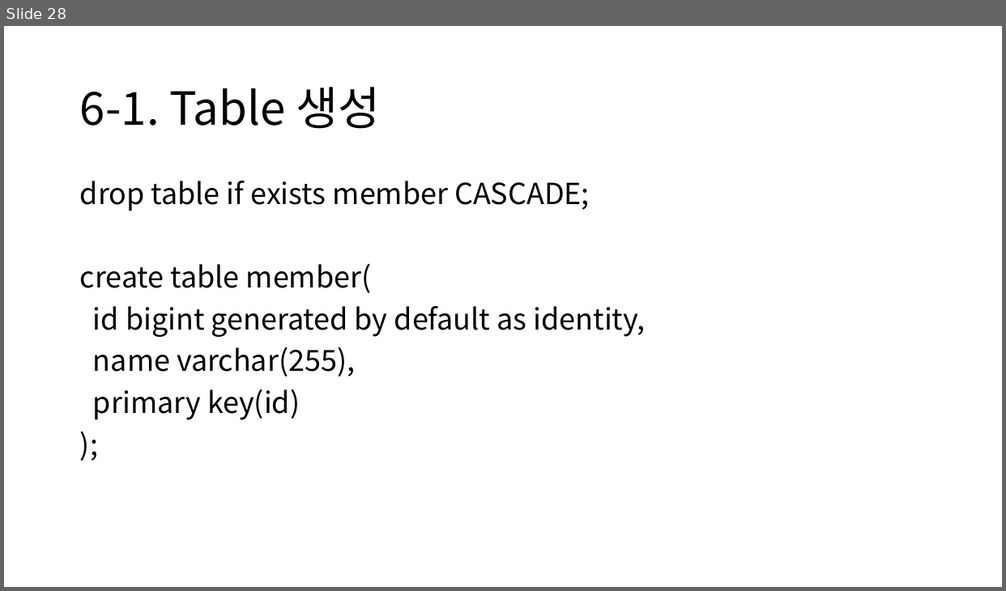
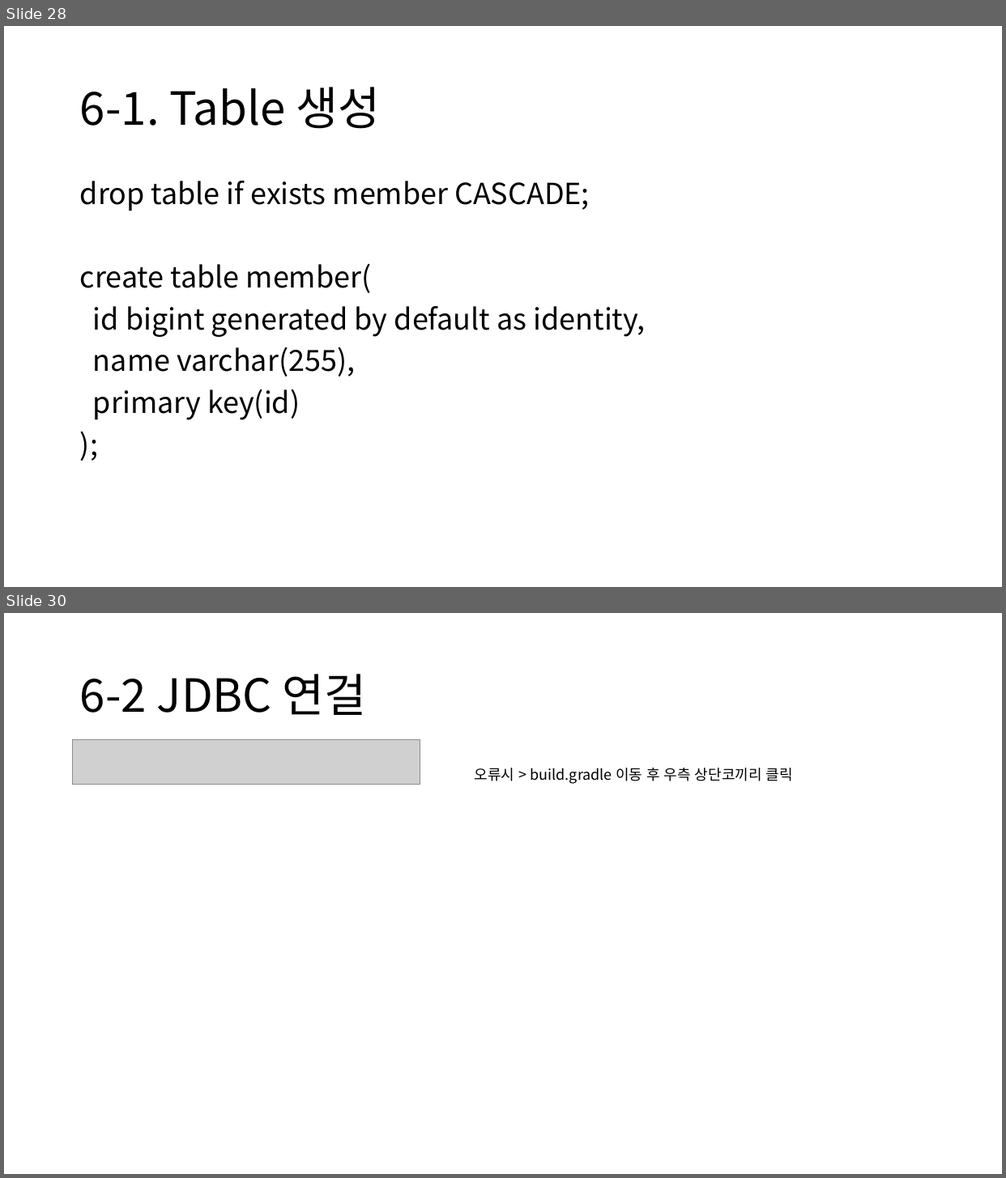
Before and after one commit to rkadbwkd/Spring-basic, a slide deck: Spring-basic.pptx. Shown one above the other, each under a label of ours: slide 28 before the commit, slides 28 and 30 after it; the slides between them are not shown. The pictures are 1006x591 and 1006x1178 pixels, drawn with LibreOffice and Linux fonts; fonts in the diff are those of the drawing; grey boxes stand for pictures. Boxes give left, top, right and bottom in pixels: in the first picture for what was removed or moved away, otherwise in the second. Text is boxed around its words. In the diff, an @@ line names an element or a change of style, - is before the commit and + after.

```diff
--- a/Spring-basic.pptx
+++ b/Spring-basic.pptx
@@ slide 30 added at (4,613,1002,1174), background #FFFFFF @@
@@ title added at (80,674,367,715), 44 pt, text #000000 @@
+6-2 JDBC 연걸
@@ picture added at (73,739,421,785) @@
@@ text added at (475,768,793,784), 14 pt, text #000000 @@
+오류시 > build.gradle 이동 후 우측 상단코끼리 클릭
```
Also in this commit, not shown: 1 slide changed, 5 other files.
